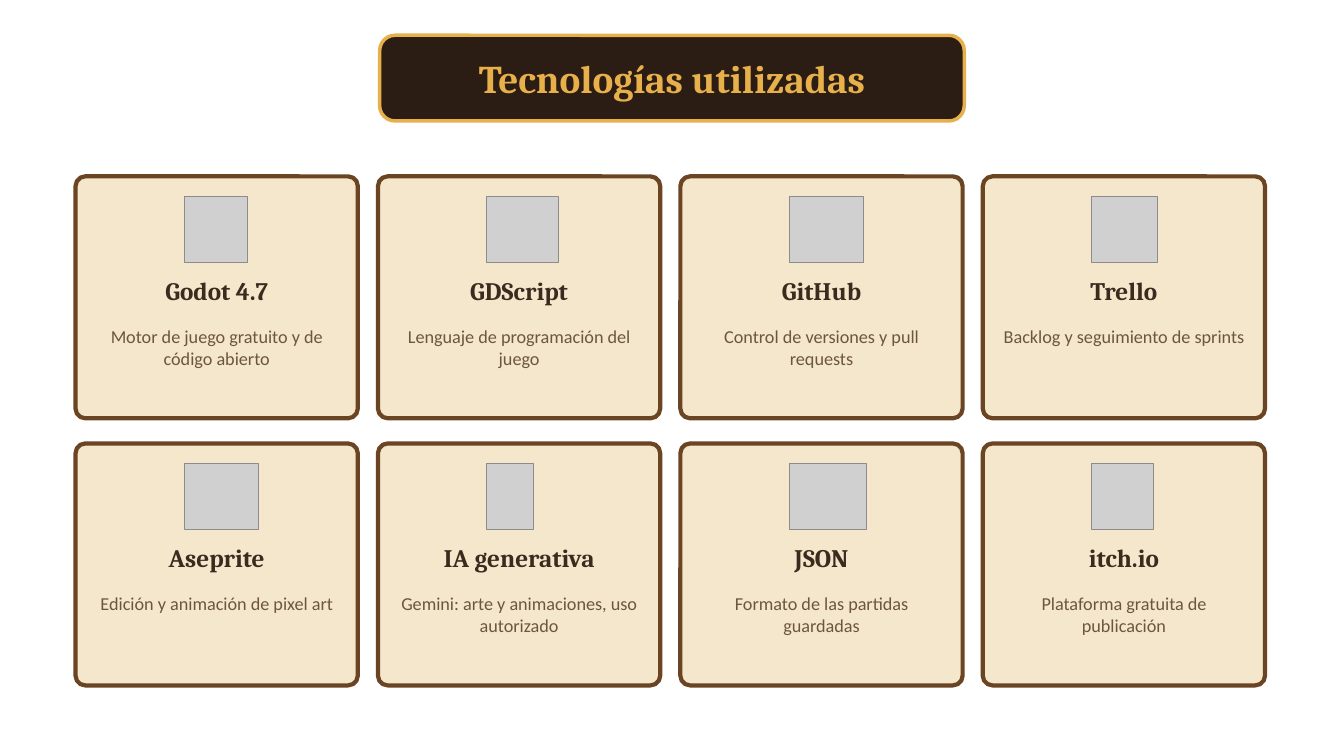
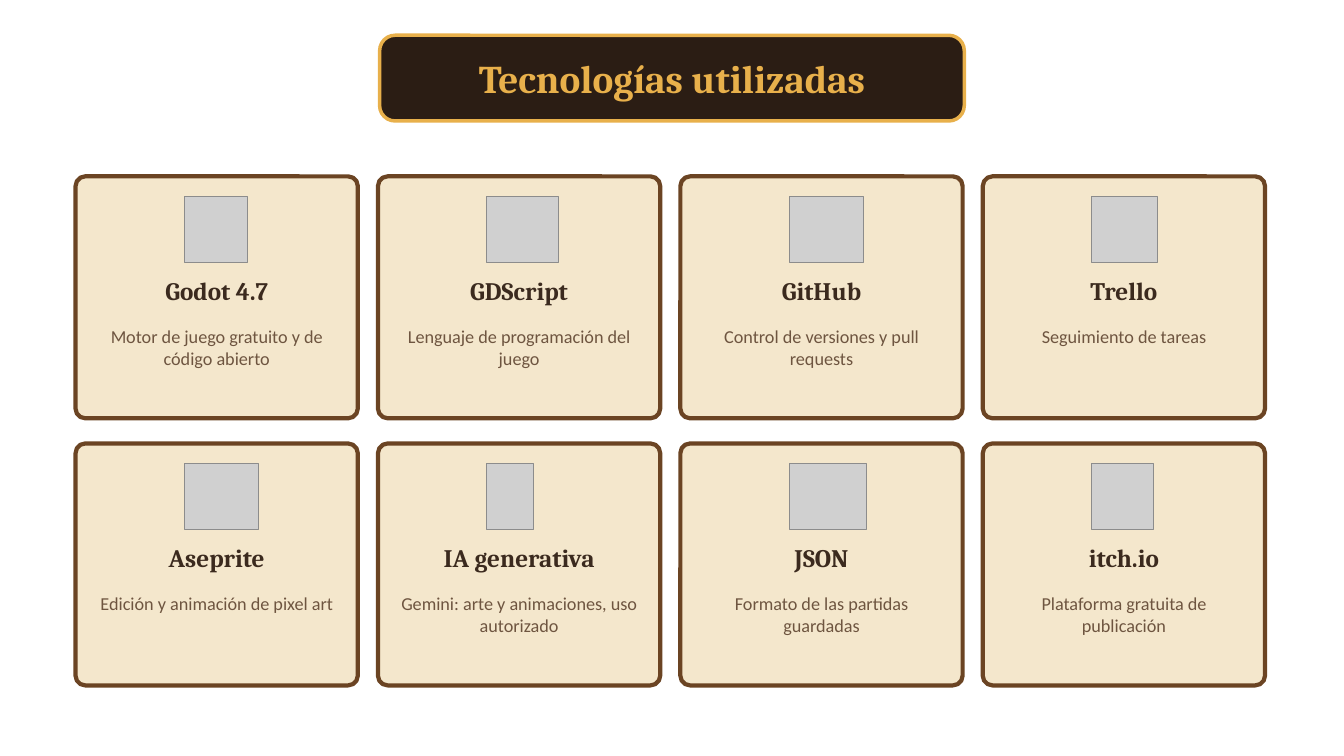
Before and after one commit to jjmmcode/CAPSTONE-G6-2026-02, a slide deck: slide 10 of Fase 1/Evidencias Grupales/Presentación idea de proyecto.pptx (slide 14 before the commit). Drawn at 1344x756 pixels with LibreOffice and Linux fonts; fonts in the diff are those of the drawing; grey boxes stand for pictures; background and template pictures are left out. Boxes give left, top, right and bottom in pixels: in the first picture for what was removed or moved away, otherwise in the second. Text is boxed around its words. In the diff, an @@ line names an element or a change of style, - is before the commit and + after.

```diff
--- a/Fase 1/Evidencias Grupales/Presentación idea de proyecto.pptx
+++ b/Fase 1/Evidencias Grupales/Presentación idea de proyecto.pptx
@@ text at [1042, 330, 1207, 346]: text changed @@
-Backlog y seguimiento de sprints
+Seguimiento de tareas
```
Also in this commit, not shown: 9 other slides changed, 6 slides added, 4 slides removed, 1 other file.
